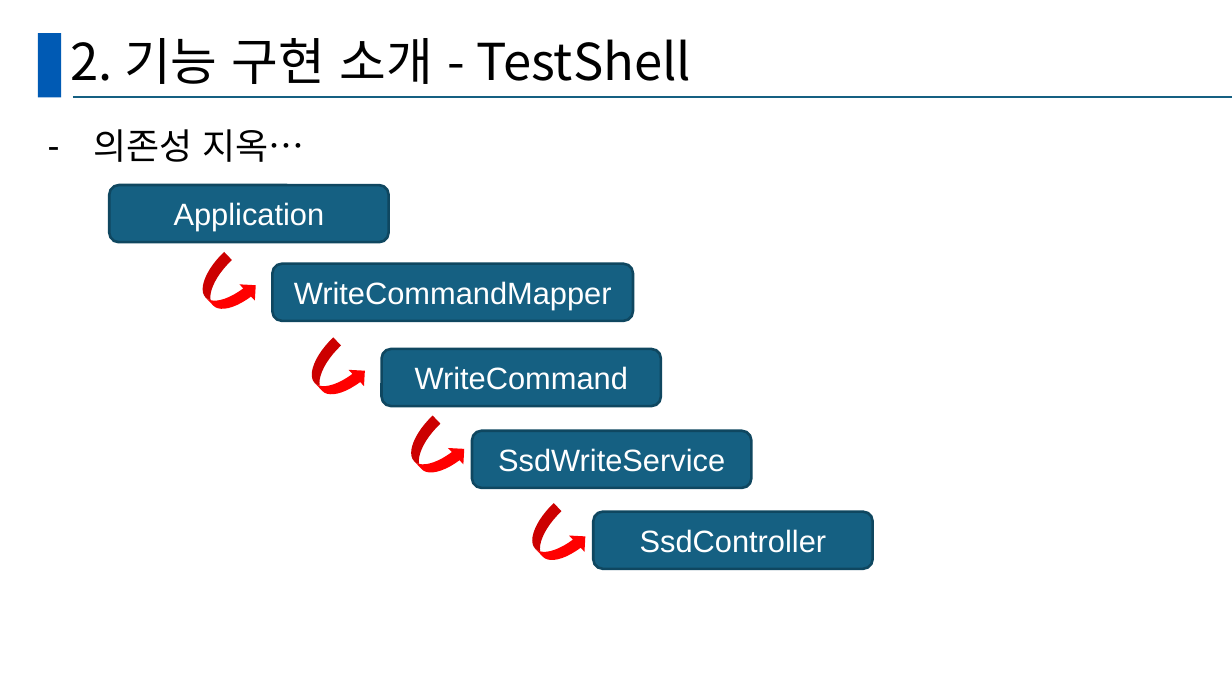
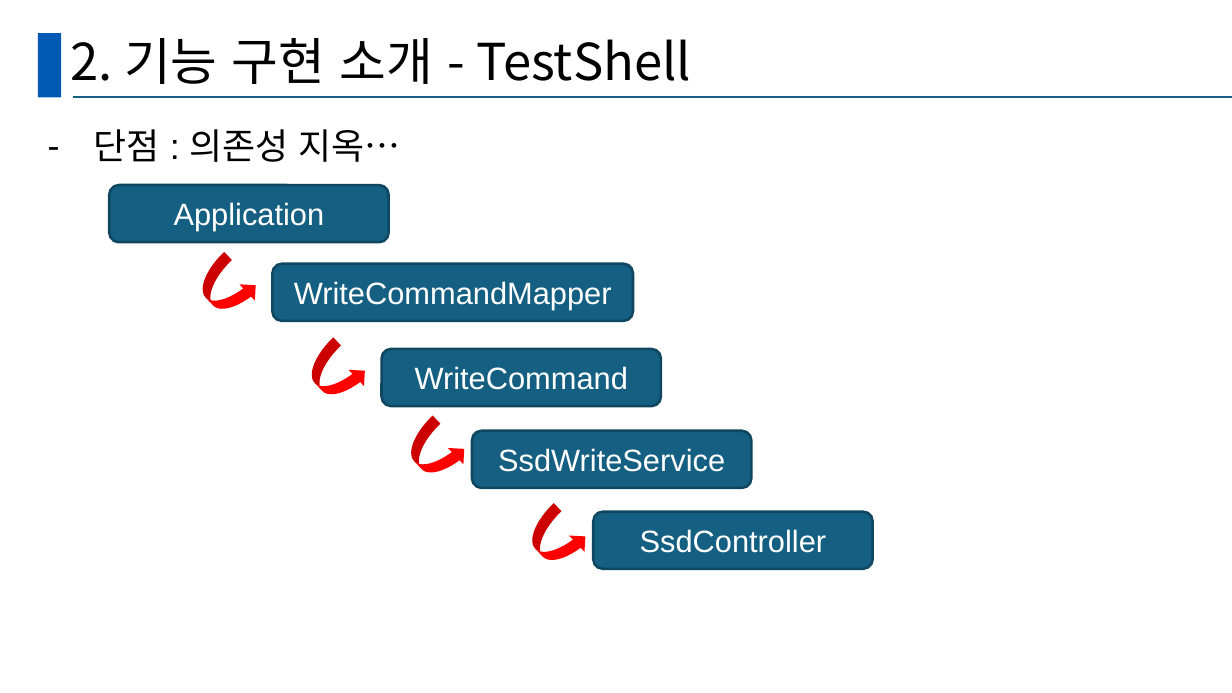
Before and after one commit to GanghyunLee/deep-dive-ssd, a slide deck: slide 27 of D조_DeepDive.pptx (slide 17 before the commit). Drawn at 1232x693 pixels with LibreOffice and Linux fonts; fonts in the diff are those of the drawing. Boxes give left, top, right and bottom in pixels: in the first picture for what was removed or moved away, otherwise in the second. Text is boxed around its words. In the diff, an @@ line names an element or a change of style, - is before the commit and + after.

```diff
--- a/D조_DeepDive.pptx
+++ b/D조_DeepDive.pptx
@@ text at (x1=94, y1=129, x2=401, y2=162): text changed @@
-– 의존성 지옥…
+– 단점 : 의존성 지옥…
```
Also in this commit, not shown: 7 other slides changed, 38 slides added.
